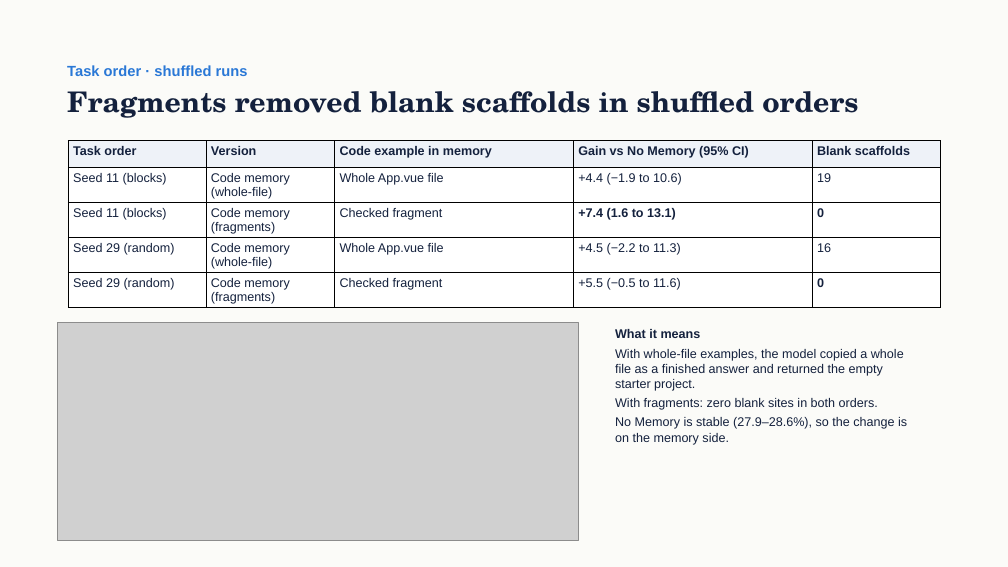
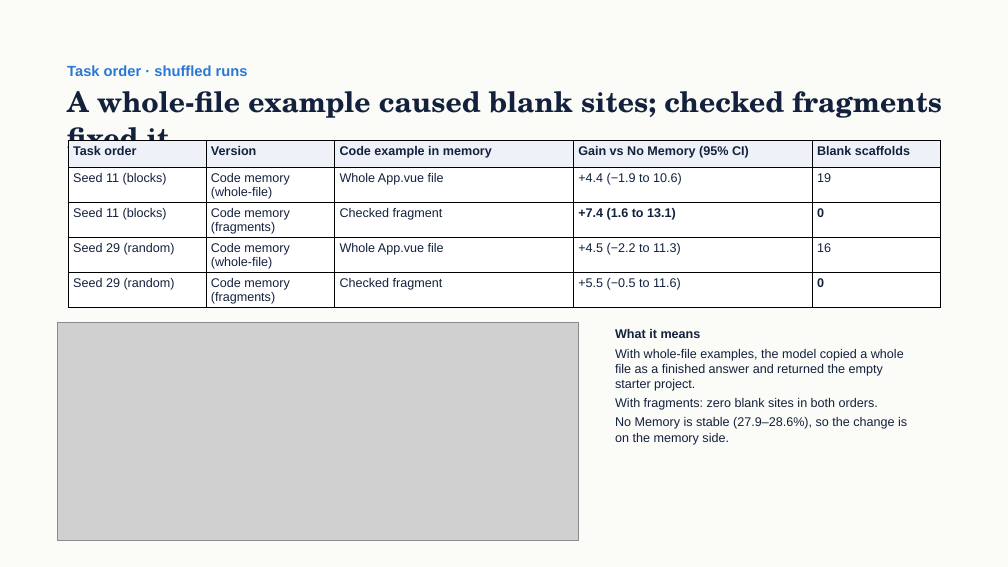
Before and after one commit to qiaopan/WebGen-Bench, a slide deck: slide 15 of docs/reports/group_meeting_deck_2026-10-16-en-v11/V11-Long-term memory for a small website generator.pptx. Drawn at 1008x567 pixels with LibreOffice and Linux fonts; fonts in the diff are those of the drawing; grey boxes stand for pictures. Boxes give left, top, right and bottom in pixels: in the first picture for what was removed or moved away, otherwise in the second. Text is boxed around its words. In the diff, an @@ line names an element or a change of style, - is before the commit and + after.

```diff
--- a/docs/reports/group_meeting_deck_2026-10-16-en-v11/V11-Long-term memory for a small website generator.pptx
+++ b/docs/reports/group_meeting_deck_2026-10-16-en-v11/V11-Long-term memory for a small website generator.pptx
@@ title at (67,91,942,158): text changed @@
-Fragments removed blank scaffolds in shuffled orders
+A whole-file example caused blank sites; checked fragments fixed it
```
Also in this commit, not shown: 5 other slides changed, 2 other files.
